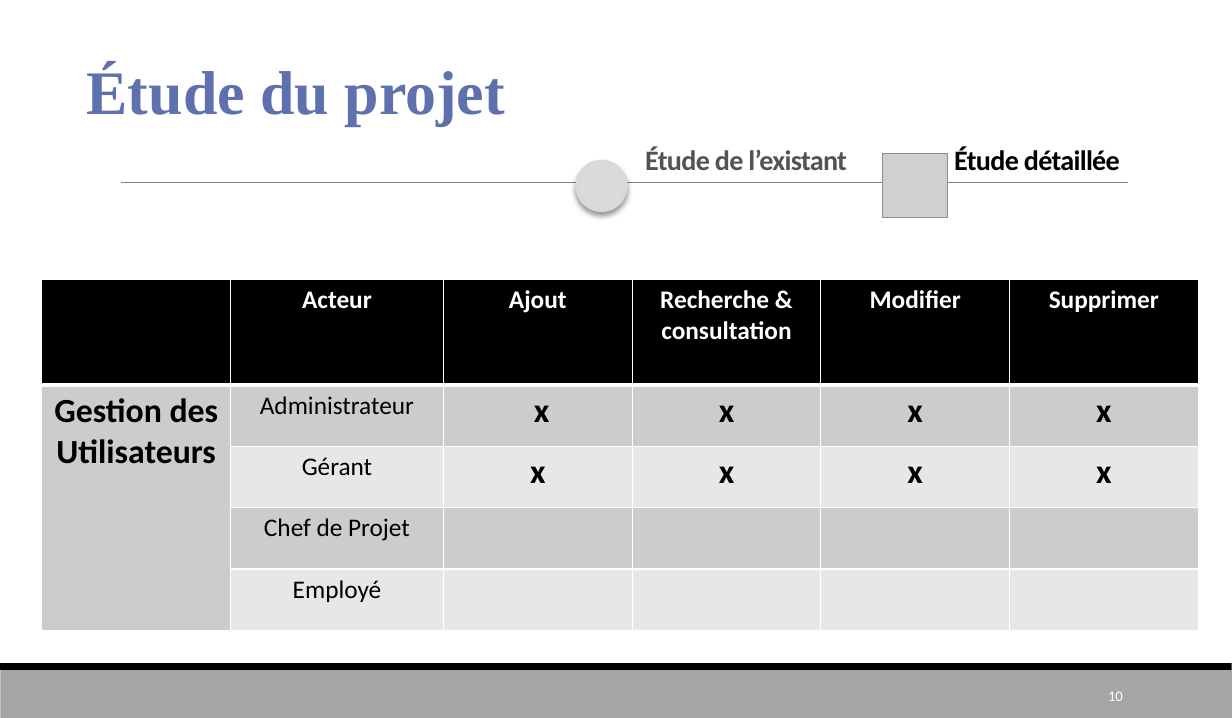
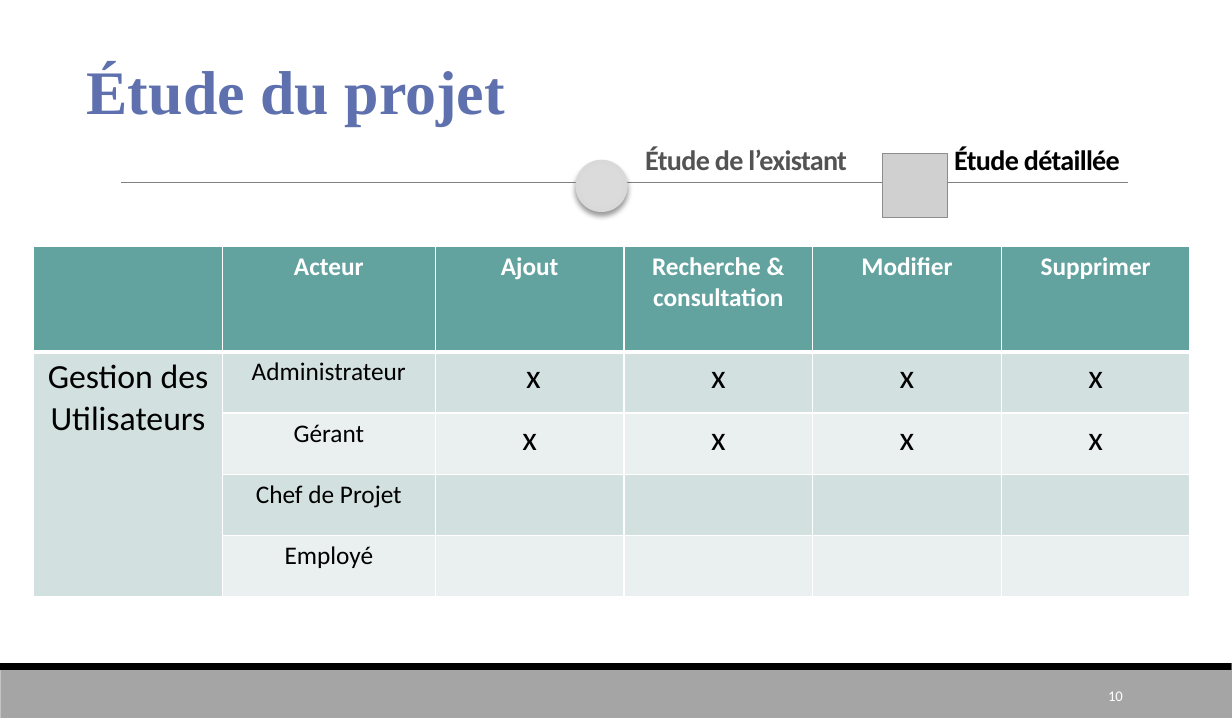
Before and after one commit to YassineElHosni/GestionDesProjets, a slide deck: slide 10 of Présentation.pptx. Drawn at 1232x718 pixels with LibreOffice and Linux fonts; fonts in the diff are those of the drawing; grey boxes stand for pictures. Boxes give left, top, right and bottom in pixels: in the first picture for what was removed or moved away, otherwise in the second. Text is boxed around its words. In the diff, an @@ line names an element or a change of style, - is before the commit and + after.

```diff
--- a/Présentation.pptx
+++ b/Présentation.pptx
@@ table at box(33, 246, 1187, 596) @@
@@ fill #000000 to #62A39F in row 1 @@
@@ fill #CCCCCC to #D3E0DF in 11 cells @@
@@ fill #E7E7E7 to #EAF0F0 in 10 cells @@
@@ bold off in "Gestion des Utilisateurs", "x", "x", "x" and 5 more places @@
@@ table: place and size @@
-table at box(42, 279, 1196, 630)
+table at box(33, 246, 1187, 596)
```
Also in this commit, not shown: 8 other slides changed, 18 other files.
